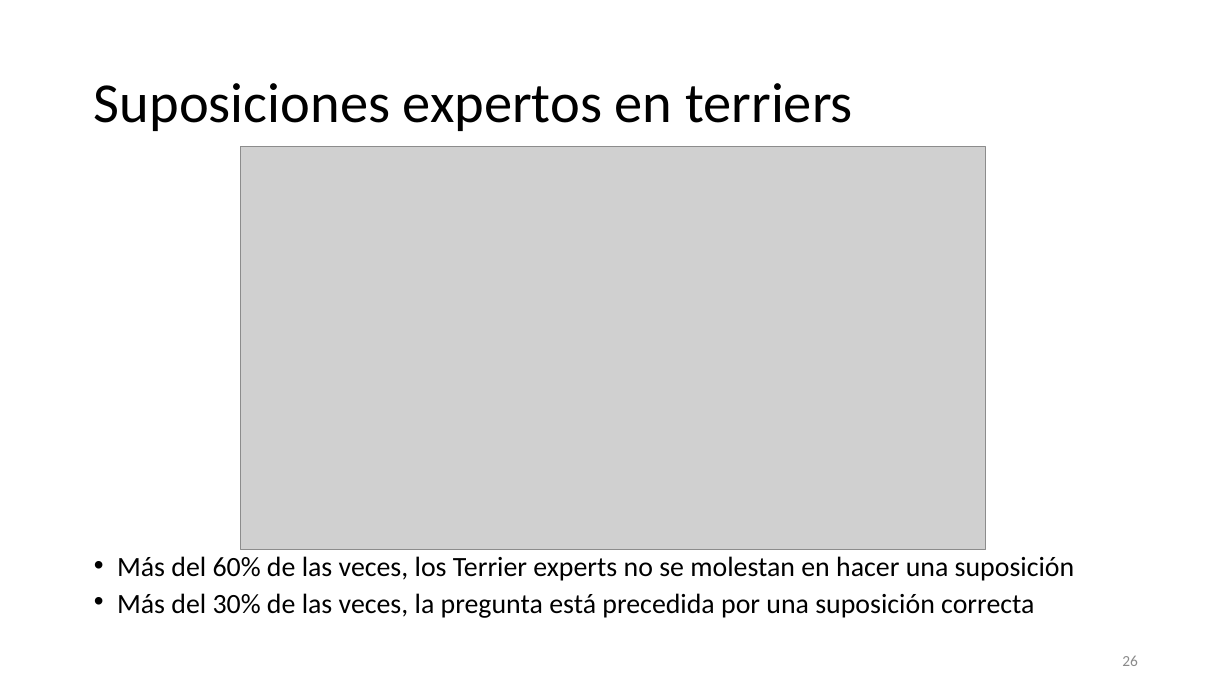
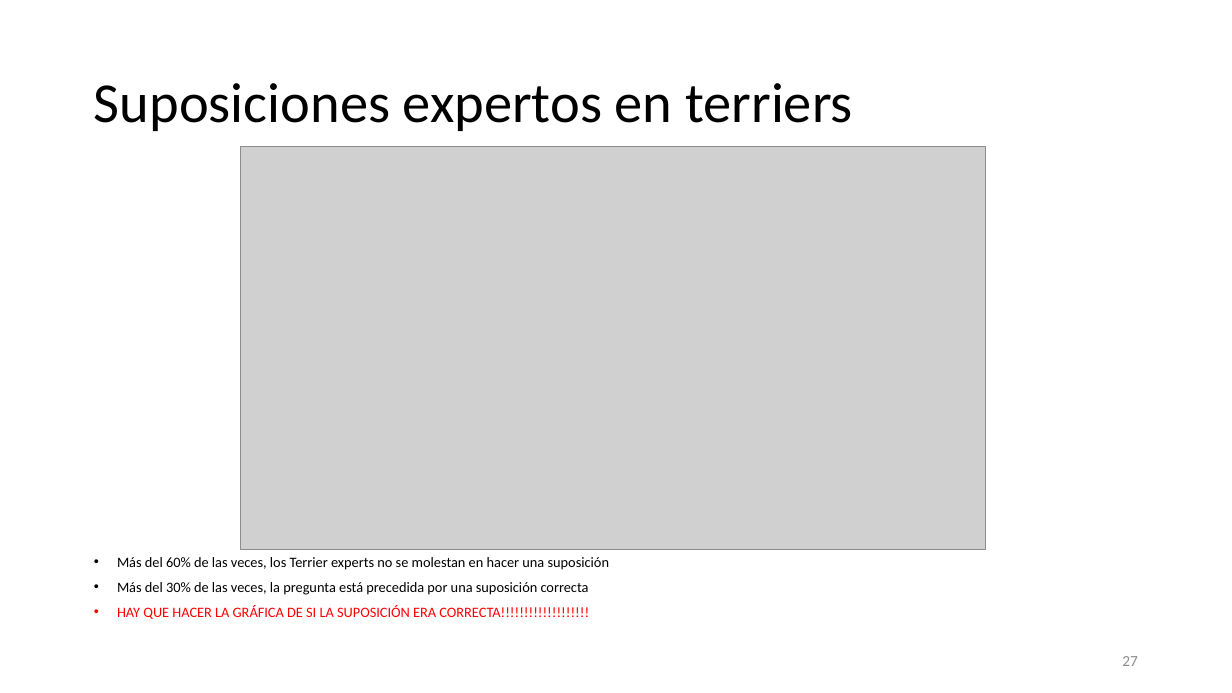
Before and after one commit to Slendercoder/DatosDLL, a slide deck: slide 27 of 12-16-18-23-27-sept-2019/Analysis/Colaboración, uso del lenguaje y comprensión.pptx (slide 26 before the commit). Drawn at 1232x693 pixels with LibreOffice and Linux fonts; fonts in the diff are those of the drawing; grey boxes stand for pictures. Boxes give left, top, right and bottom in pixels: in the first picture for what was removed or moved away, otherwise in the second. Text is boxed around its words. In the diff, an @@ line names an element or a change of style, - is before the commit and + after.

```diff
--- a/12-16-18-23-27-sept-2019/Analysis/Colaboración, uso del lenguaje y comprensión.pptx
+++ b/12-16-18-23-27-sept-2019/Analysis/Colaboración, uso del lenguaje y comprensión.pptx
@@ text at (x1=117, y1=557, x2=610, y2=595): size 21.7 to 11.2 pt in "Más del 60% de las veces, los ...", "Más del 30% de las veces, la ..." @@
@@ text at (x1=117, y1=605, x2=589, y2=619): paragraph added @@
+• HAY QUE HACER LA GRÁFICA DE SI LA SUPOSICIÓN ERA CORRECTA!!!!!!!!!!!!!!!!!!!
@@ page number at (x1=1122, y1=656, x2=1138, y2=666): text changed @@
-26
+27
```
Also in this commit, not shown: 2 other slides changed, 2 slides added, 5 other files.
